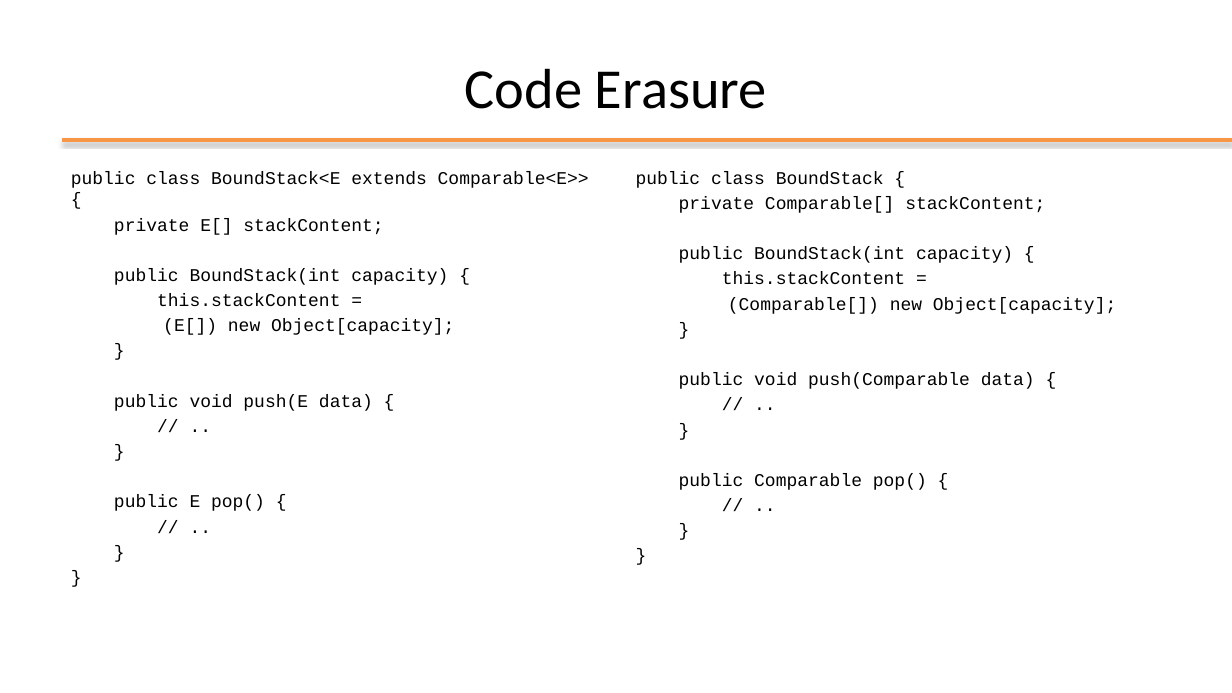
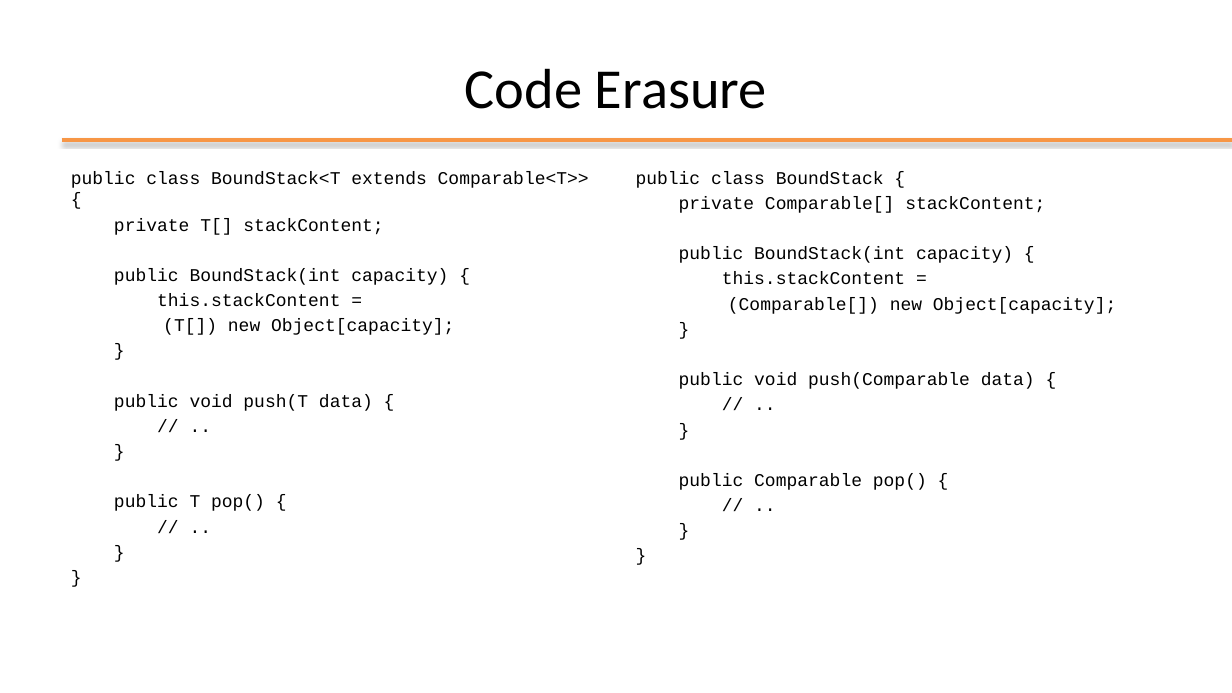
Before and after one commit to plctechnician/ooprogramming, a slide deck: slide 19 of java/slides/ppt/05 - Java Generic Data Structures.pptx. Drawn at 1232x693 pixels with LibreOffice and Linux fonts; fonts in the diff are those of the drawing; background and template pictures are left out. Boxes give left, top, right and bottom in pixels: in the first picture for what was removed or moved away, otherwise in the second. Text is boxed around its words. In the diff, an @@ line names an element or a change of style, - is before the commit and + after.

```diff
--- a/java/slides/ppt/05 - Java Generic Data Structures.pptx
+++ b/java/slides/ppt/05 - Java Generic Data Structures.pptx
@@ text at [71, 171, 589, 235]: text changed @@
-public class BoundStack<E extends Comparable<E>> {
-private E[] stackContent;
+public class BoundStack<T extends Comparable<T>> {
+private T[] stackContent;
@@ text at [163, 319, 454, 335]: text changed @@
-(E[]) new Object[capacity];
+(T[]) new Object[capacity];
@@ text at [114, 394, 373, 411]: text changed @@
-public void push(E data) {
+public void push(T data) {
@@ text at [114, 495, 265, 511]: text changed @@
-public E pop() {
+public T pop() {
```
Also in this commit, not shown: 7 other slides changed, 8 other files.
